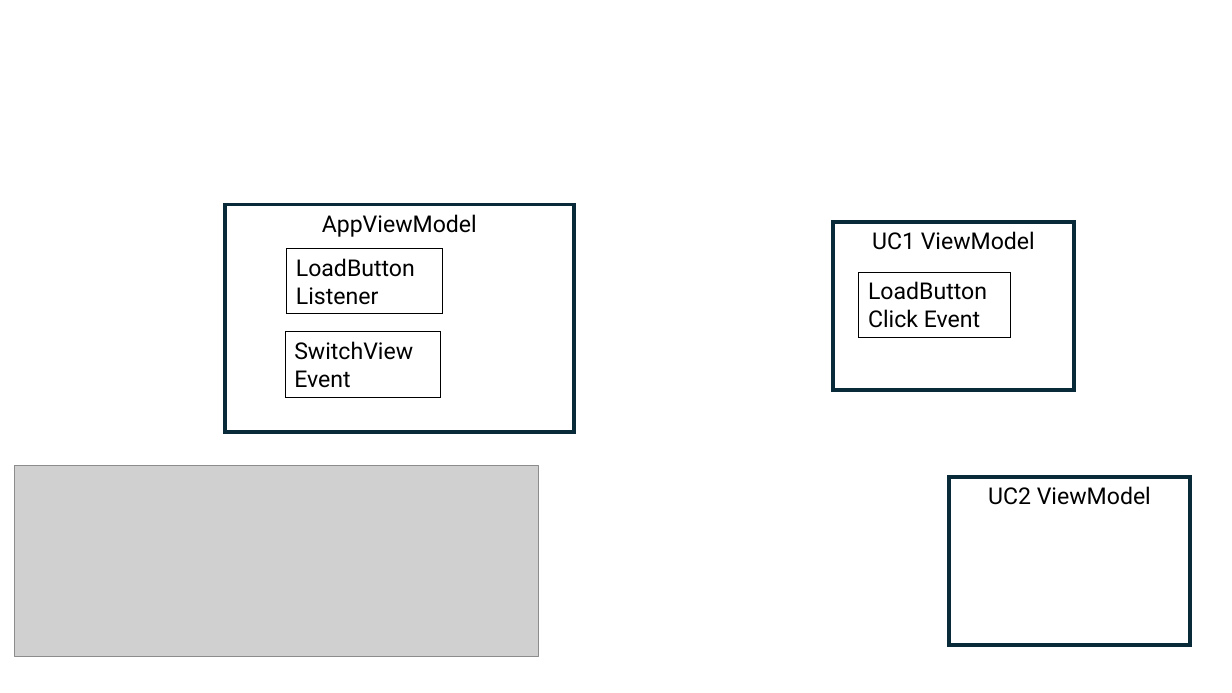
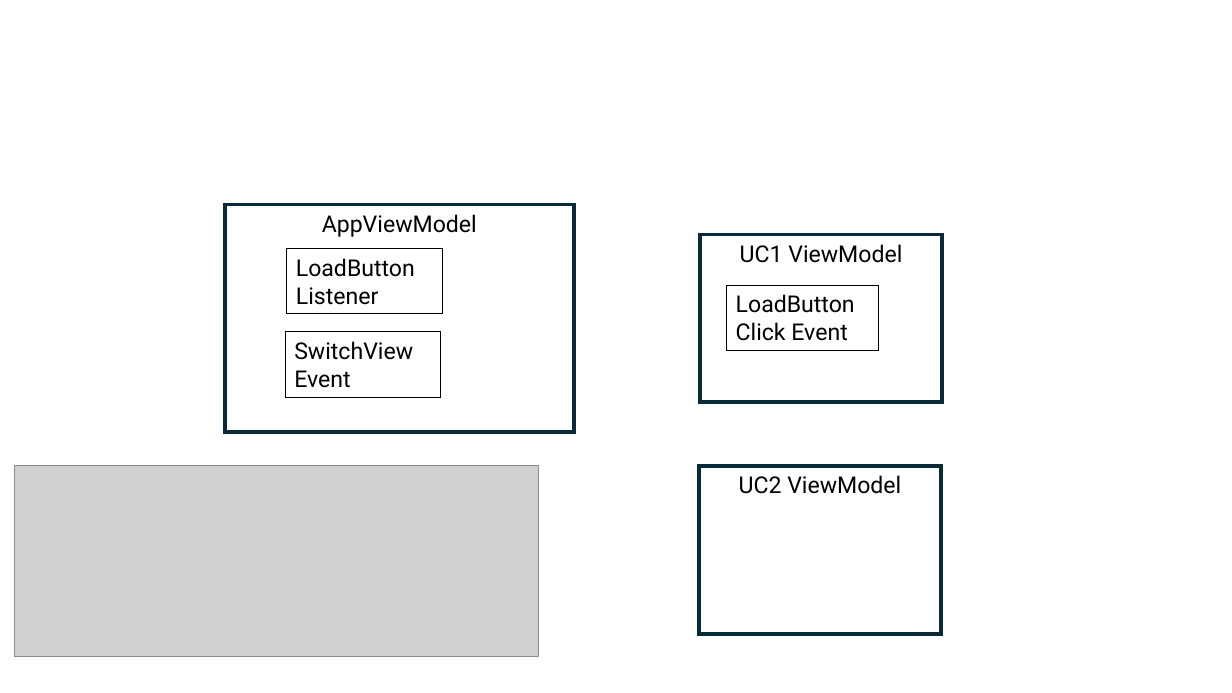
Before and after one commit to rodsantest1/RxUIPocSol99, a slide deck: slide 3 of rui.pptx. Drawn at 1232x693 pixels with LibreOffice and Linux fonts; fonts in the diff are those of the drawing; grey boxes stand for pictures. Boxes give left, top, right and bottom in pixels: in the first picture for what was removed or moved away, otherwise in the second. Text is boxed around its words. In the diff, an @@ line names an element or a change of style, - is before the commit and + after.

```diff
--- a/rui.pptx
+++ b/rui.pptx
@@ rectangle "UC1 ViewModel": place and size @@
-rectangle "UC1 ViewModel" at [833, 222, 1075, 390]
+rectangle "UC1 ViewModel" at [701, 235, 943, 403]
@@ rectangle "LoadButton": place and size @@
-rectangle "LoadButton" at [860, 273, 1012, 338]
+rectangle "LoadButton" at [726, 285, 879, 350]
@@ rectangle "UC2 ViewModel": place and size @@
-rectangle "UC2 ViewModel" at [949, 477, 1191, 645]
+rectangle "UC2 ViewModel" at [700, 466, 942, 634]
```
Also in this commit, not shown: 6 other files.
